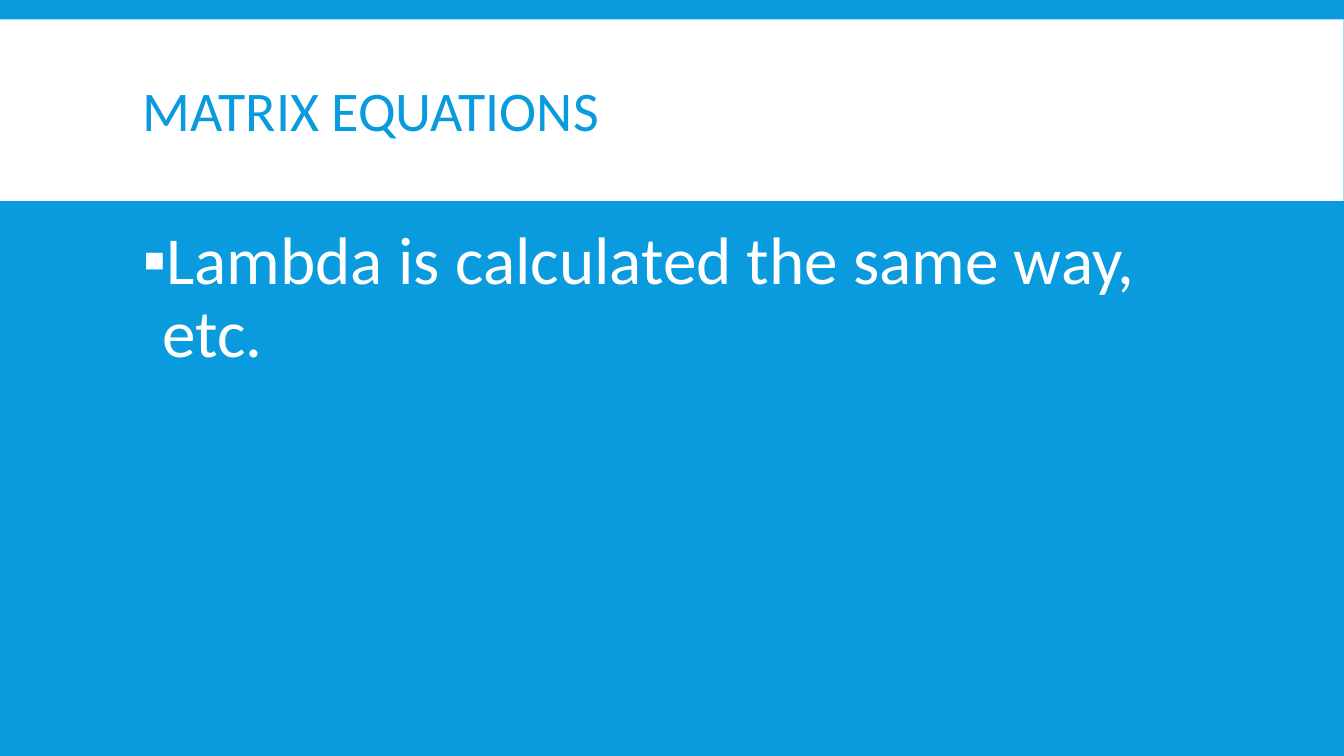
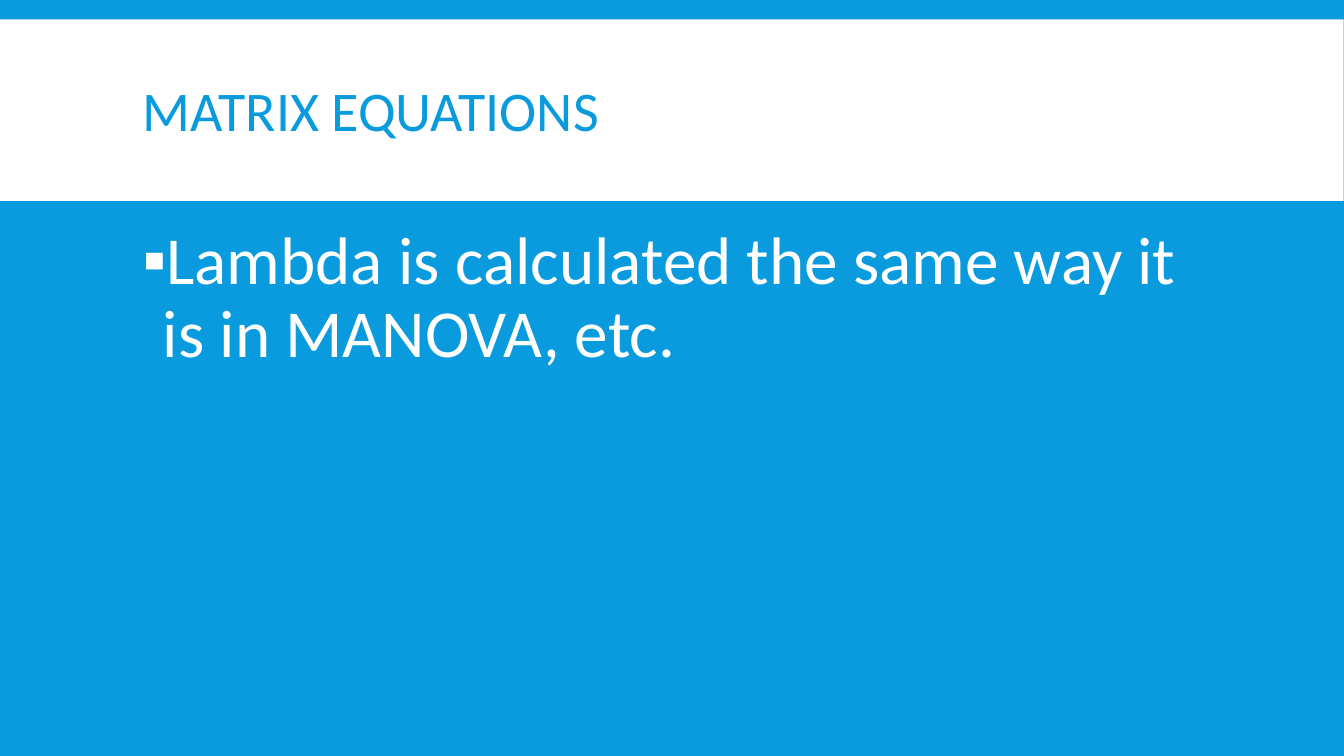
Before and after one commit to AndrewAinsworth/psy524, a slide deck: slide 53 of Slides/Psy524-09-Profile Analysis.pptx. Drawn at 1344x756 pixels with LibreOffice and Linux fonts; fonts in the diff are those of the drawing. Boxes give left, top, right and bottom in pixels: in the first picture for what was removed or moved away, otherwise in the second. Text is boxed around its words. In the diff, an @@ line names an element or a change of style, - is before the commit and + after.

```diff
--- a/Slides/Psy524-09-Profile Analysis.pptx
+++ b/Slides/Psy524-09-Profile Analysis.pptx
@@ text at box(163, 237, 1176, 366): text changed @@
-▪ Lambda is calculated the same way, etc.
+▪ Lambda is calculated the same way it is in MANOVA, etc.
```
Also in this commit, not shown: 5 other slides changed.
